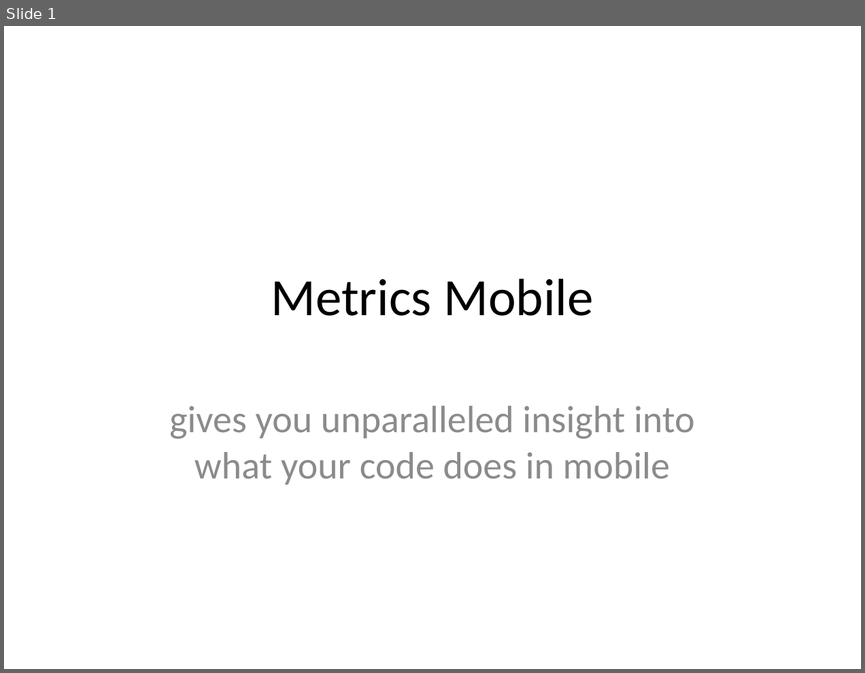
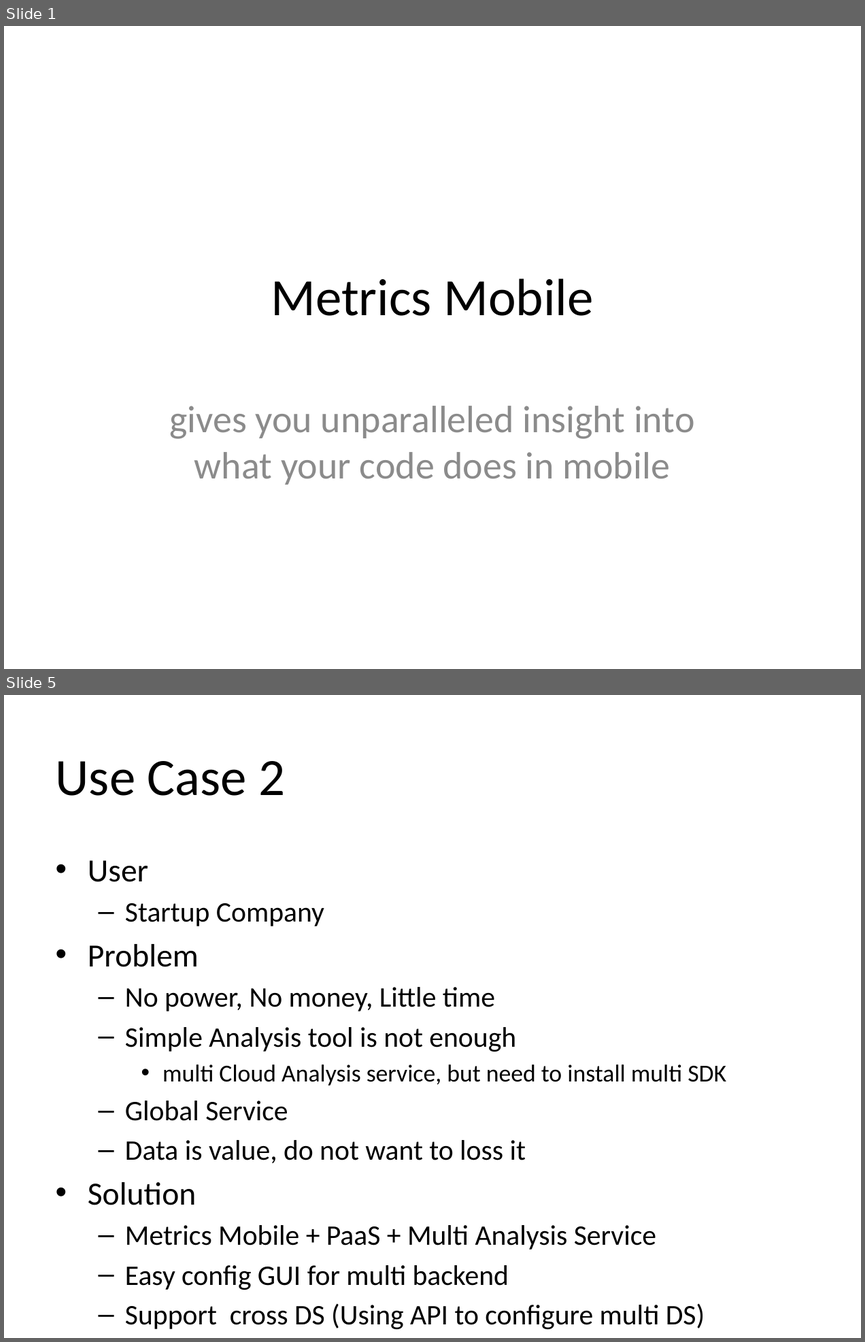
Before and after one commit to yankay/mobile-metrics, a slide deck: doc/metrics-mobile proposal.pptx. Shown one above the other, each under a label of ours: slide 1 before the commit, slides 1 and 5 after it; the slides between them are not shown. The pictures are 865x673 and 865x1342 pixels, drawn with LibreOffice and Linux fonts; fonts in the diff are those of the drawing. Boxes give left, top, right and bottom in pixels: in the first picture for what was removed or moved away, otherwise in the second. Text is boxed around its words. In the diff, an @@ line names an element or a change of style, - is before the commit and + after.

```diff
--- a/doc/metrics-mobile proposal.pptx
+++ b/doc/metrics-mobile proposal.pptx
@@ slide 5 added at box(4, 695, 861, 1338), background #FFFFFF @@
@@ title added at box(56, 761, 285, 796), 44 pt, text #000000 @@
+Use Case 2
@@ text added at box(88, 860, 726, 1329), 23.8 pt, text #000000 @@
+• User
+  – Startup Company
+• Problem
+  – No power, No money, Little time
+  – Simple Analysis tool is not enough
+    • multi Cloud Analysis service, but need to install multi SDK
+  – Global Service
+  – Data is value, do not want to loss it
+• Solution
+  – Metrics Mobile + PaaS + Multi Analysis Service
+  – Easy config GUI for multi backend
+  – Support cross DS (Using API to configure multi DS)
```
Also in this commit, not shown: 1 slide changed, 9 other slides added.
